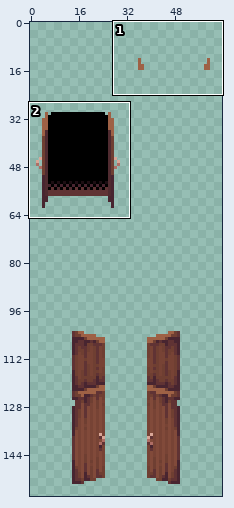
File history of a sprite sheet, Resources/Textures/_CP14/Structures/Storage/Dressers/wood_cupboard.rsi/base_open.png. Above, an overview of the earlier version with the close-up marked.
Close-up. Earlier state:
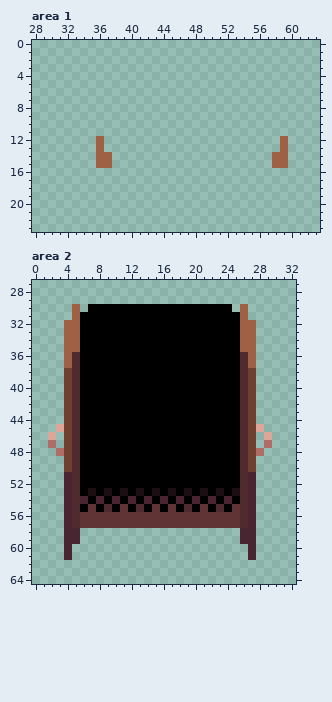
The file is 64x192 pixels. Colours within 5 levels of each other are drawn and written as one. Shown: area 1: x 28..63, y 0..23; area 2: x 0..32, y 27..64. The wide view leaves out empty margins. The commit also changed other parts of the picture, which this record leaves out.
The result:
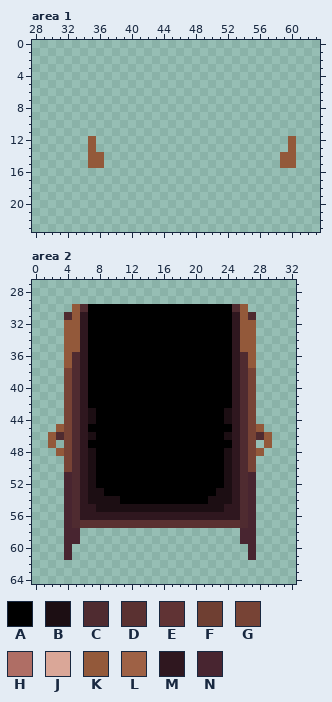
Palette (. is transparent): A #000000  B #1c0e13  C #4f2b30  D #5a3131  E #603334  F #6f3f32  G #774335  H #af6e65  J #daa798  K #93593a  L #9e6145  M #2f171f  N #482530
Difference:
Changed rows in their new state; - is an unchanged pixel.
Area 1:
first column x 35:
12 K.----------------------.K
13 K.----------------------.K
14 KK.--------------------.KK
15 KK.--------------------.KK
Area 2:
first column x 2:
30 ---KC------------------CK---
31 --CKM------------------MKC--
32 --KKM------------------MKK--
33 --KKM------------------MKK--
34 --KKM------------------MKK--
35 --KKM------------------MKK--
36 --K-M------------------M-K--
37 --K-M------------------M-K--
38 --G-M------------------M-G--
39 --G-M------------------M-G--
40 --G-M------------------M-G--
41 --G-M------------------M-G--
42 --G-M------------------M-G--
43 --G-MB----------------BM-G--
44 --G-MB----------------BM-G--
45 -KG-M------------------M-GK-
46 KCG-MB----------------BM-GCK
47 K-G-M------------------M-G-K
48 -KG-MB----------------BM-GK-
49 --G-MB----------------BM-G--
50 --G-MB----------------BM-G--
51 ----MB----------------BM----
52 ----MB----------------BM----
53 ----M-BA-A-A-A-A-A-A--BM----
54 ----MBBBB-A-A-A-A-A-BBBM----
55 ----MMBBBBBBBBBBBBBBBBMM----
56 ----MMMMMMMMMMMMMMMMMMMM----
57 ----DDDDDDDDDDDDDDDDDDDD----
